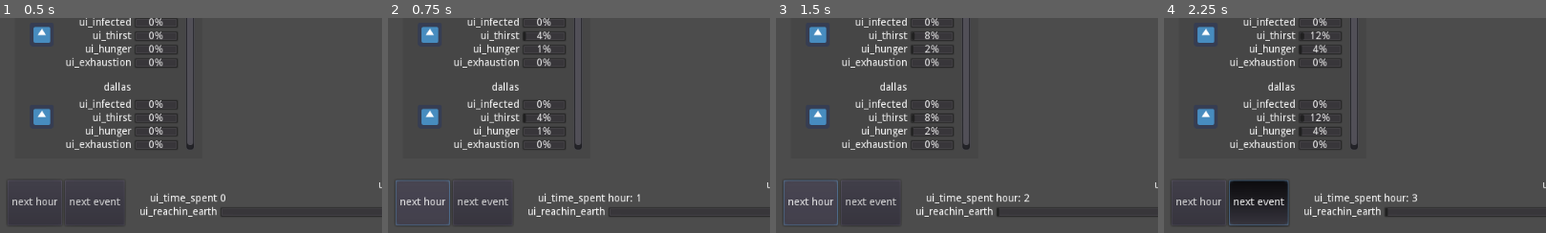
Above: before the commit, frames 1-4 (left to right).
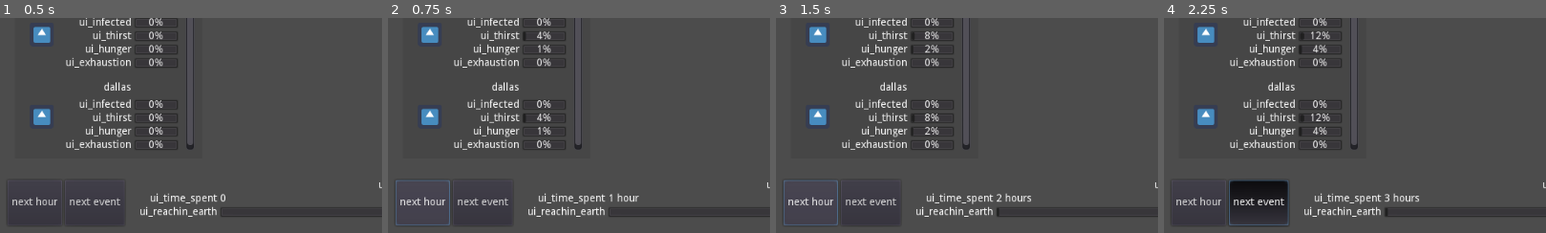
Above: after the commit, the same moments.

Repository: Eptwalabha/ld46
Game: Godot game, scene res://scenes/game/Game.tscn
The game is run twice, just before and just after one commit, with the same random seed, the same clock (stepped at 60 frames per second) and the same inputs. The engine's default icon, where the game draws it, is replaced by a stand-in: a white triangle on a blue panel in a dark square.
Inputs:
- Up to frame 1 (0.5 s): no input
- Up to frame 2 (0.75 s): click "next hour" at 0.5 s
- Up to frame 3 (1.5 s): click "next hour" at 1.25 s
- Up to frame 4 (2.25 s): click "next event" at 2 s
The pictures show only the part of the screen within x 0-50%, y 50-100%; the shares and areas given below are measured in that part.

Frame 1 is identical in both runs. In frame 2, 0.2% of the frame differs, in the area x 57-66%, y 81-86%; in frame 3, 0.2%; in frame 4, 0.2%, in the area x 57-67%, y 81-86%.

Commit message:
crew state wip

Diff:
--- a/project.godot
+++ b/project.godot
@@ -24,12 +24,17 @@
 "language": "GDScript",
 "path": "res://scenes/game/ui/UI.gd"
 }, {
+"base": "Node",
+"class": "PhysicalState",
+"language": "GDScript",
+"path": "res://scenes/game/gameplay/states/PhysicalState.gd"
+}, {
 "base": "Node2D",
 "class": "Ship",
 "language": "GDScript",
 "path": "res://scenes/game/Ship.gd"
 }, {
-"base": "Reference",
+"base": "Node2D",
 "class": "ShipRoom",
 "language": "GDScript",
 "path": "res://scenes/game/room/ShipRoom.gd"
@@ -63,6 +68,7 @@
 "CrewMember": "",
 "Game": "",
 "GameUI": "",
+"PhysicalState": "",
 "Ship": "",
 "ShipRoom": "",
 "Task": "",
--- a/scenes/game/Game.gd
+++ b/scenes/game/Game.gd
@@ -55,10 +55,10 @@
 func spawn_random_events() -> void:
 	pass
 
-func _on_Task_completed(task: Task) -> void:
+func _on_Task_completed(_task: Task) -> void:
 	pass
 
-func _on_Task_failed(task: Task) -> void:
+func _on_Task_failed(_task: Task) -> void:
 	pass
 
 func _on_GameUI_next_event_toggled(button_pressed) -> void:
@@ -68,4 +68,4 @@
 		next_event()
 
 func _on_GameUI_next_hour_clicked() -> void:
-	next_hour()
+	var _events = next_hour()
--- a/scenes/game/crew/CrewMember.gd
+++ b/scenes/game/crew/CrewMember.gd
@@ -22,7 +22,7 @@
 	if is_dead:
 		return 0.0
 	if is_infected:
-		var day_infected = ceil((hour - infected_since) / 24)
+		var day_infected = ceil((hour - infected_since) / 24.0)
 		match day_infected:
 			1: return 1.0
 			2: return .9
@@ -46,7 +46,7 @@
 	else:
 		return 0.0
 
-func update_crew_state(hour) -> void:
+func update_crew_state(_hour: int) -> void:
 	thirst += 1
 	hunger += 1
 	if current_task is Task:
--- a/scenes/game/gameplay/Task.gd
+++ b/scenes/game/gameplay/Task.gd
@@ -4,6 +4,7 @@
 signal task_completed
 signal task_failed
 
+export(int) var start_in := 0
 export(int) var hour_to_complete := 1
 export(int) var time_before_fail := 100
 export(String) var description := "description"
--- /dev/null
+++ b/scenes/game/gameplay/states/MentalState.gd
@@ -0,0 +1,16 @@
+extends Node
+
+
+# Declare member variables here. Examples:
+# var a: int = 2
+# var b: String = "text"
+
+
+# Called when the node enters the scene tree for the first time.
+func _ready() -> void:
+	pass # Replace with function body.
+
+
+# Called every frame. 'delta' is the elapsed time since the previous frame.
+#func _process(delta: float) -> void:
+#	pass
--- /dev/null
+++ b/scenes/game/gameplay/states/PhysicalState.gd
@@ -0,0 +1,8 @@
+class_name PhysicalState
+extends Node
+
+func update() -> void:
+	pass
+
+func get_state_score() -> float:
+	return 1.0
--- a/scenes/game/ui/UI.gd
+++ b/scenes/game/ui/UI.gd
@@ -14,6 +14,7 @@
 
 var ship = null
 
+
 func _ready() -> void:
 	pass # Replace with function body.
 
@@ -22,7 +23,7 @@
 	crew_list.set_crew_members(ship.get_crew_members())
 
 func update_ui(hour: int) -> void:
-	label_date.text = "hour: %s" % hour
+	label_date.text = "%s hour%s" % [hour, "" if hour <= 1 else "s"]
 	distance_progress.max_value = 30
 	distance_progress.value = ship.distance_covered
 
